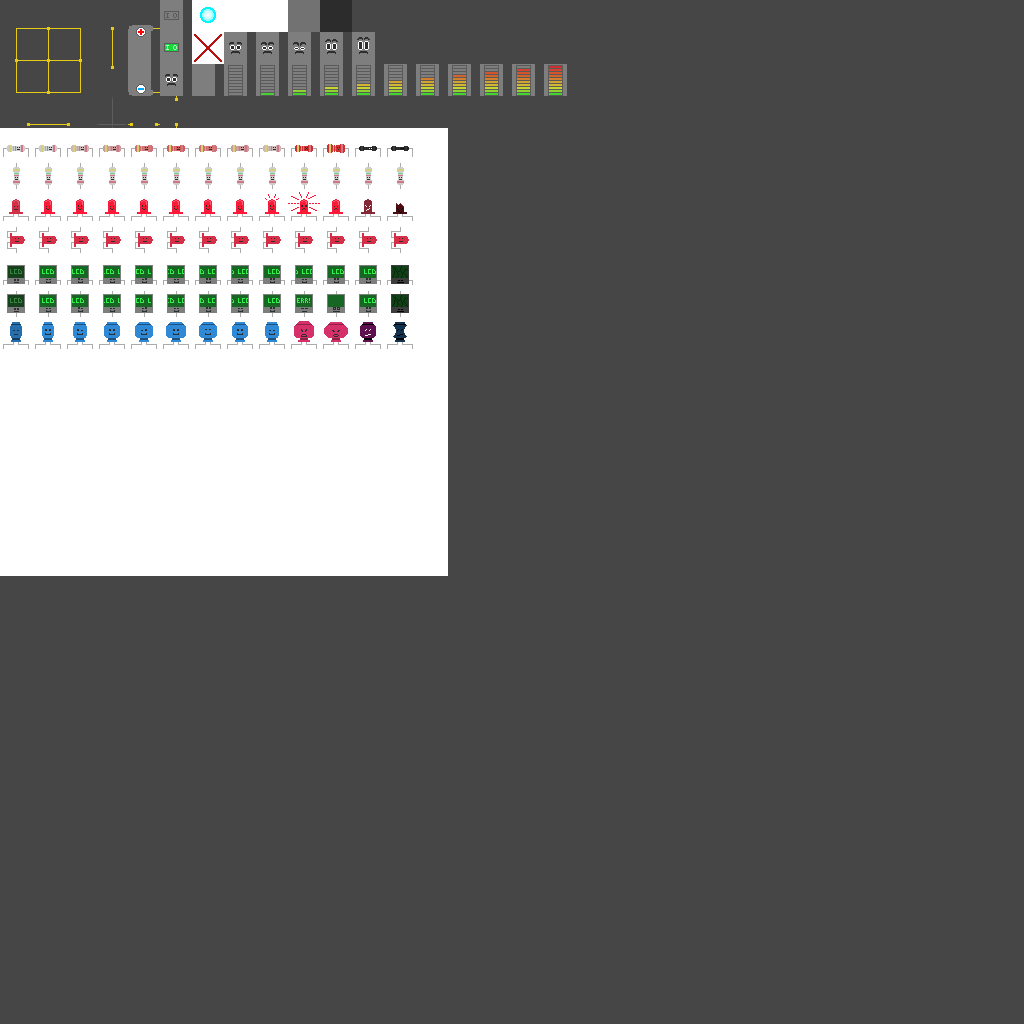
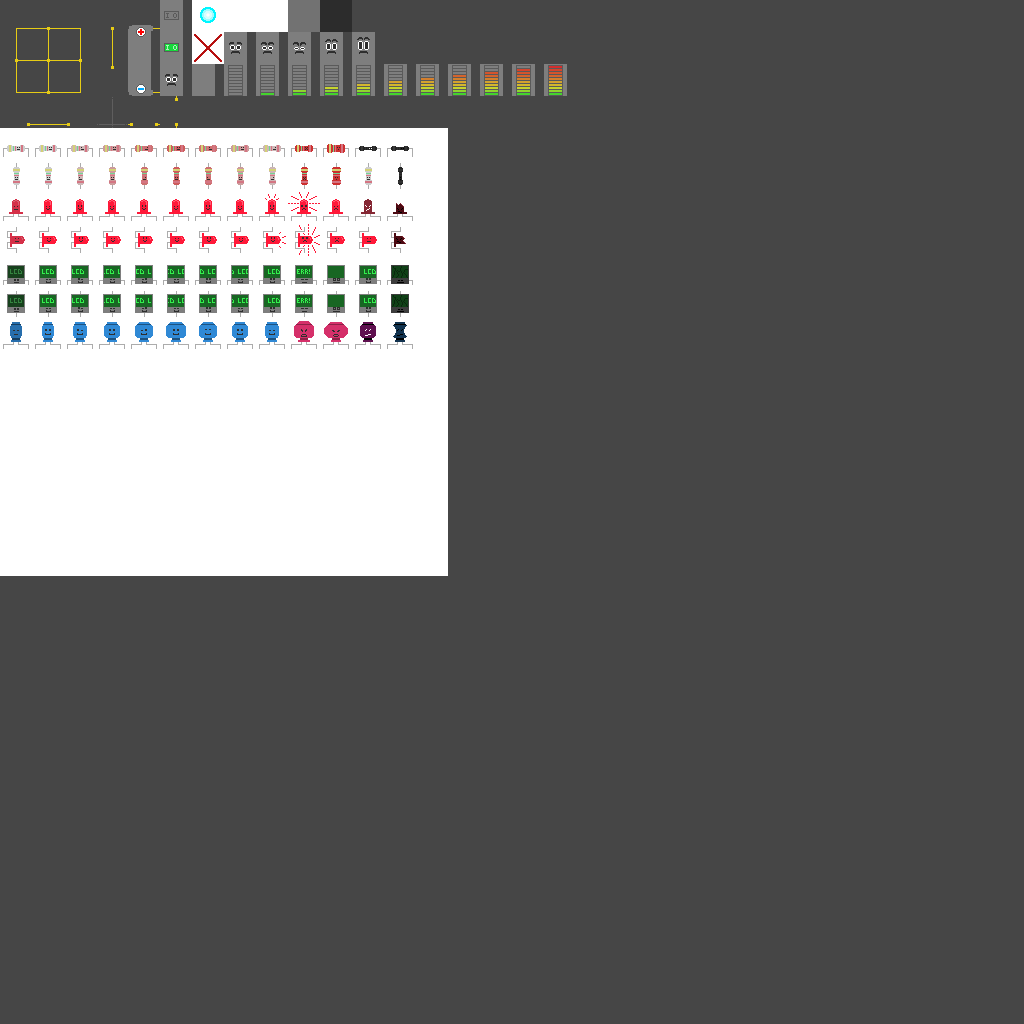
Two versions of the same layered image (1024px x 1024px). Layer-by-layer changes:
painted on "Layer" over [21, 145, 409, 283]
